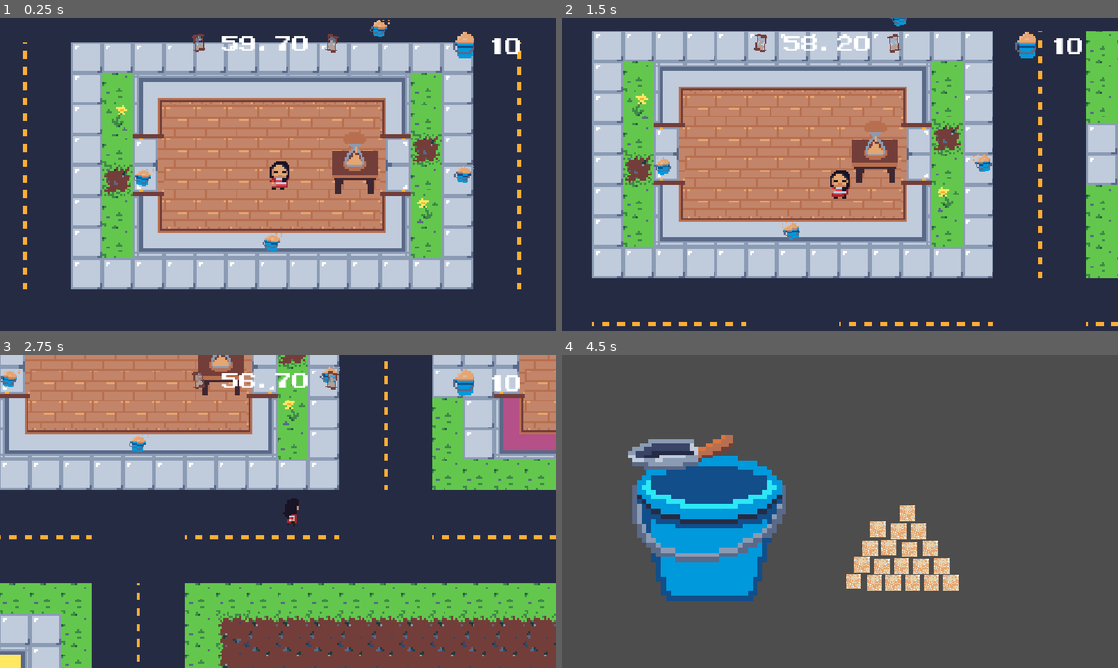
Above: before the commit, frames 1-4 (two rows, left to right).
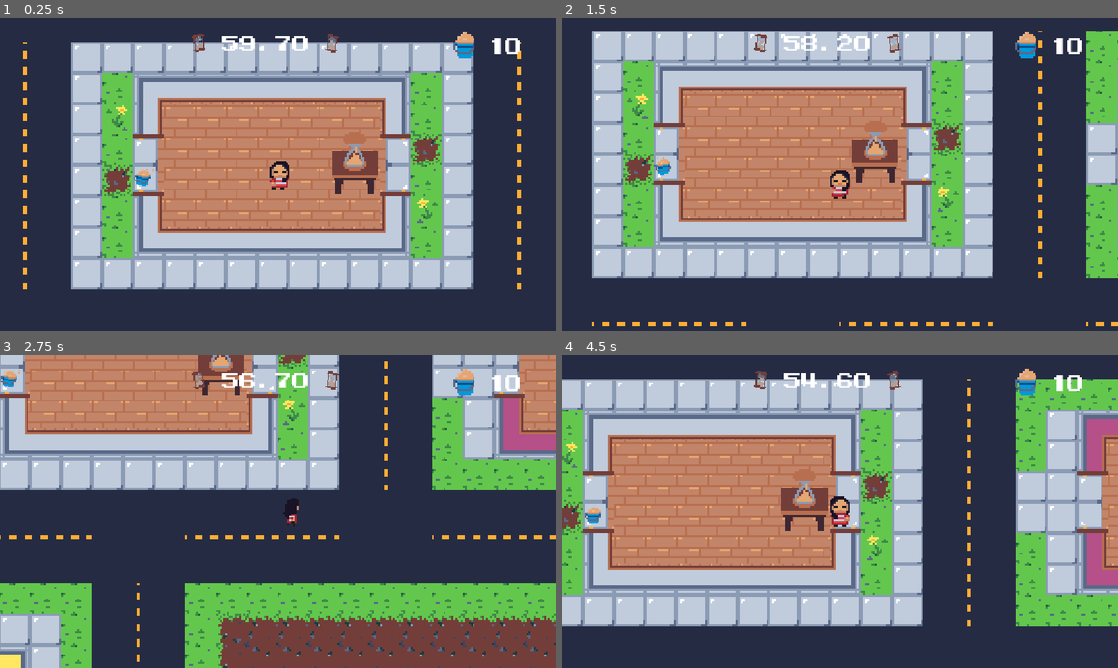
Above: after the commit, the same moments.

Repository: Pedso18/GMTK2026_JUPE
Game: Godot game, scene res://scenes/node_2d.tscn
Same seed, same stepped clock (60 frames per second), same inputs: the game is played once before the commit and once after it. Sound files missing from this copy of the repository are replaced by a short silence.
Inputs (mouse positions are in pixels of both pictures, inside the frame that each line leads up to):
- Up to frame 1 (0.25 s): no input
- Up to frame 2 (1.5 s): move the mouse to (962, 158) at 0.52 s; hold Right (ui_right) 0.53-1.28 s; move the mouse to (728, 190) at 1.27 s; hold Down (ui_down) from 1.28 s (still down)
- Up to frame 3 (2.75 s): move the mouse to (333, 442) at 2.02 s; release Down (ui_down) at 2.03 s; hold Right (ui_right) from 2.03 s (still down)
- Up to frame 4 (4.5 s): move the mouse to (812, 574) at 2.77 s; release Right (ui_right) at 2.78 s; hold Up (ui_up) 2.78-3.53 s; move the mouse to (1006, 558) at 3.52 s; hold Left (ui_left) from 3.53 s (still down); move the mouse to (673, 464) at 4.27 s

The runs differ from the first frame. In frame 1, 0.3% of the frame differs, in the area x 47-86%, y 0-75%; in frame 2, 0.3%; in frame 3, 0.2%; in frame 4, 100%, in the area x 0-100%, y 0-100%.

Commit message:
adicionei a musica certa

Diff:
--- a/scenes/catchingSand.tscn
+++ b/scenes/catchingSand.tscn
@@ -8,7 +8,7 @@
 [ext_resource type="Script" uid="uid://8k1l5mfskan6" path="res://scripts/bigShovel.gd" id="5_1purq"]
 [ext_resource type="Texture2D" uid="uid://bnbmn12iwbpqm" path="res://sprites/bigShovel.png" id="5_m0yma"]
 [ext_resource type="Texture2D" uid="uid://dgbj5pqjlhp3i" path="res://sprites/bigShovelFront.png" id="6_1purq"]
-[ext_resource type="AudioStream" uid="uid://s412ad73v5qc" path="res://music/bucketsoundtrack.mp3" id="9_rqp7x"]
+[ext_resource type="AudioStream" uid="uid://byitswr11br61" path="res://music/Three Red Hearts - Out of Time.ogg" id="9_rqp7x"]
 
 [sub_resource type="RectangleShape2D" id="RectangleShape2D_m0yma"]
 size = Vector2(18.100004, 13.900002)
@@ -61,6 +61,7 @@
 
 [node name="AudioStreamPlayer2D" type="AudioStreamPlayer2D" parent="BucketRb" unique_id=1082176400]
 stream = ExtResource("4_er56y")
+volume_db = 10.478
 
 [node name="WorldBarrier" type="RigidBody2D" parent="." unique_id=1797764103]
 disable_mode = 1
@@ -163,7 +164,7 @@
 
 [node name="AudioStreamPlayer" type="AudioStreamPlayer" parent="." unique_id=1612250278]
 stream = ExtResource("9_rqp7x")
-volume_db = -15.746
+volume_db = -9.494
 autoplay = true
 
 [connection signal="body_entered" from="BucketRb/BucketSprite/BucketArea" to="BucketRb" method="_on_bucket_area_body_entered"]
--- a/scenes/node_2d.tscn
+++ b/scenes/node_2d.tscn
@@ -19,6 +19,7 @@
 [ext_resource type="Texture2D" uid="uid://du4iu0kq133ko" path="res://sprites/tileSetGreenHouse.png" id="12_qv8l0"]
 [ext_resource type="Shader" uid="uid://dhll2iuba6b2x" path="res://shaders/vignete.gdshader" id="13_0h7mo"]
 [ext_resource type="Texture2D" uid="uid://wx35km4vegh6" path="res://sprites/sandBucketIcon.png" id="13_nr8wp"]
+[ext_resource type="AudioStream" uid="uid://32rqkdb304w4" path="res://music/Three Red Hearts - Box Jump.ogg" id="20_k6u5g"]
 
 [sub_resource type="AtlasTexture" id="AtlasTexture_ta5nu"]
 atlas = ExtResource("6_x0ka3")
@@ -215,11 +216,17 @@
 [sub_resource type="TileSetAtlasSource" id="TileSetAtlasSource_coh8c"]
 texture = ExtResource("12_qv8l0")
 0:0/0 = 0
+0:0/0/physics_layer_0/polygon_0/points = PackedVector2Array(-8, -8, 8, -8, 8, 8, -8, 8)
 1:0/0 = 0
+1:0/0/physics_layer_0/polygon_0/points = PackedVector2Array(-8, -8, 8, -8, 8, 8, -8, 8)
 2:0/0 = 0
+2:0/0/physics_layer_0/polygon_0/points = PackedVector2Array(-8, -8, 8, -8, 8, 8, -8, 8)
 3:0/0 = 0
+3:0/0/physics_layer_0/polygon_0/points = PackedVector2Array(-8, -8, 8, -8, 8, 8, -8, 8)
 4:0/0 = 0
+4:0/0/physics_layer_0/polygon_0/points = PackedVector2Array(-8, -8, 8, -8, 8, 8, -8, 8)
 5:0/0 = 0
+5:0/0/physics_layer_0/polygon_0/points = PackedVector2Array(-8, -8, 8, -8, 8, 8, -8, 8)
 
 [sub_resource type="TileSet" id="TileSet_hqns4"]
 physics_layer_0/collision_layer = 1
@@ -388,6 +395,7 @@
 
 [node name="AudioStreamPlayer2D" type="AudioStreamPlayer2D" parent="PlayerBody/detectionArea" unique_id=1632284690]
 stream = ExtResource("9_qv8l0")
+volume_db = 7.373
 
 [node name="HourglassTableRb" type="RigidBody2D" parent="." unique_id=566633245]
 gravity_scale = 0.0
@@ -482,13 +490,13 @@
 color = Color(1, 0.16470589, 0.22352941, 0.30980393)
 
 [node name="SandRb2" parent="." unique_id=365709556 groups=["areia"] instance=ExtResource("10_d2bti")]
-position = Vector2(921, 337)
+position = Vector2(1562, 329)
 
 [node name="SandRb3" parent="." unique_id=2028262435 groups=["areia"] instance=ExtResource("10_d2bti")]
-position = Vector2(746, 35)
+position = Vector2(1053, -440)
 
 [node name="SandRb4" parent="." unique_id=458557716 groups=["areia"] instance=ExtResource("10_d2bti")]
-position = Vector2(524, 477)
+position = Vector2(116, 1051)
 
 [node name="StaticBody2D" type="StaticBody2D" parent="." unique_id=904617120]
 
@@ -512,6 +520,11 @@
 scale = Vector2(0.9999998, 0.9999998)
 shape = SubResource("RectangleShape2D_nthwk")
 
+[node name="AudioStreamPlayer" type="AudioStreamPlayer" parent="." unique_id=1519768485]
+stream = ExtResource("20_k6u5g")
+volume_db = -8.423
+autoplay = true
+
 [connection signal="body_entered" from="PlayerBody/detectionArea" to="PlayerBody/detectionArea" method="_on_body_entered"]
 [connection signal="body_exited" from="PlayerBody/detectionArea" to="PlayerBody/detectionArea" method="_on_body_exited"]
 [connection signal="body_entered" from="SandRb1" to="PlayerBody" method="_on_sand_rb_body_entered"]
Not shown, added: music/Three Red Hearts - Box Jump.ogg.import
Not shown, added: music/Three Red Hearts - Out of Time.ogg.import
Not shown, added: music/Three Red Hearts - Box Jump.ogg
Not shown, added: music/Three Red Hearts - Out of Time.ogg
